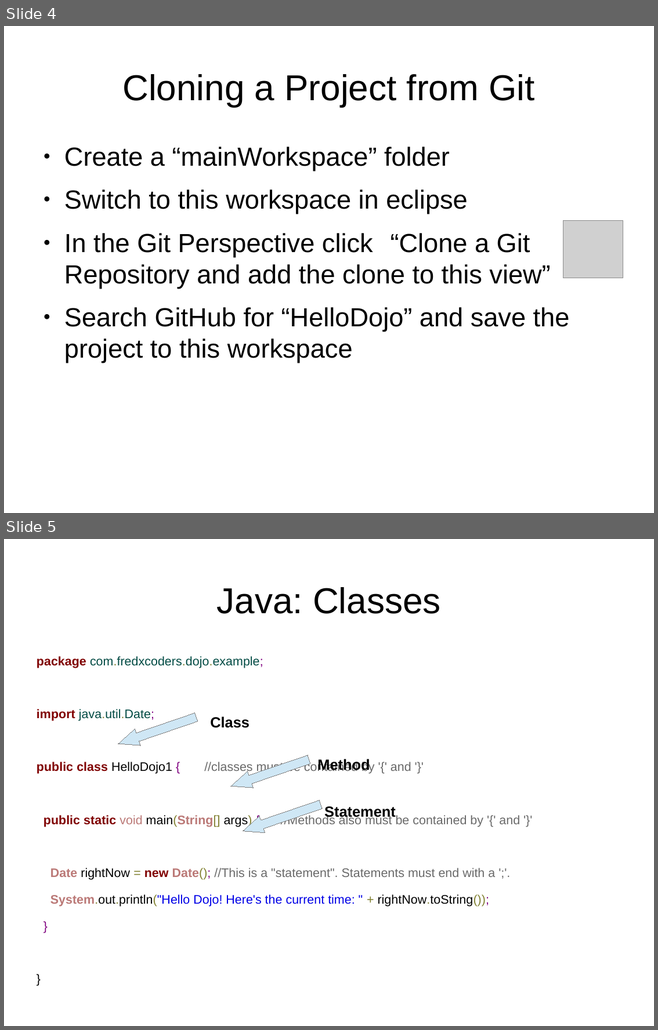
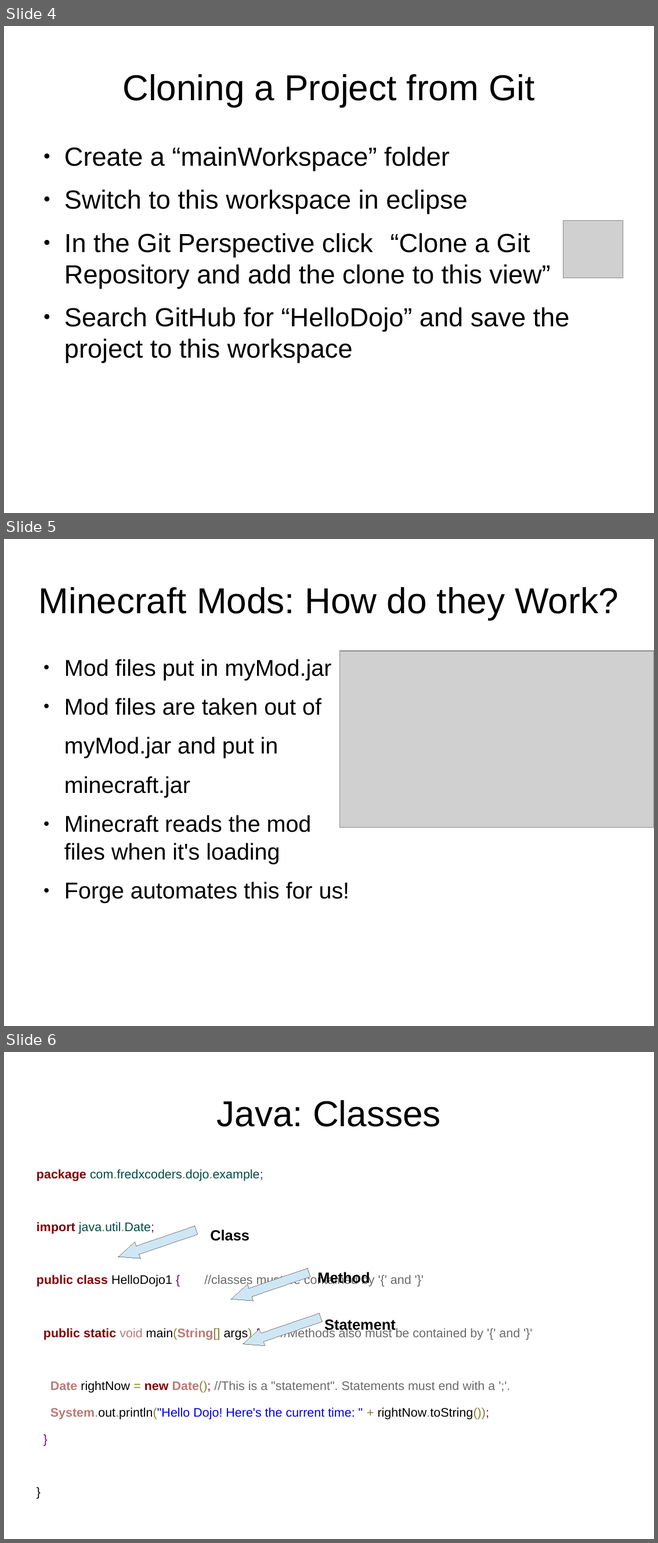
Before and after one commit to FredXCoders/HelloDojo, a slide deck: lessons/Java Classes and Variables.odp. Shown one above the other, each under a label of ours: slides 4 and 5 before the commit, slides 4, 5 and 6 after it. The pictures are 658x1030 and 658x1543 pixels, drawn with LibreOffice and Linux fonts; fonts in the diff are those of the drawing; grey boxes stand for pictures. Boxes give left, top, right and bottom in pixels: in the first picture for what was removed or moved away, otherwise in the second. Text is boxed around its words. In the diff, an @@ line names an element or a change of style, - is before the commit and + after.

```diff
--- a/lessons/Java Classes and Variables.odp
+++ b/lessons/Java Classes and Variables.odp
@@ slide 5 added at [4, 539, 654, 1026], background #FFFFFF @@
@@ title added at [39, 587, 618, 620], 44 pt, text #000000 @@
+Minecraft Mods: How do they Work?
@@ text added at [64, 659, 350, 903], 28 pt, text #000000 @@
+● Mod files put in myMod.jar
+● Mod files are taken out of
+myMod.jar and put in
+minecraft.jar
+● Minecraft reads the mod files when it's loading
+● Forge automates this for us!
@@ picture added at [339, 651, 654, 828] @@
@@ what was slide 5 is now slide 6 @@
```
Also in this commit, not shown: 1 slide changed, 1 other file.
